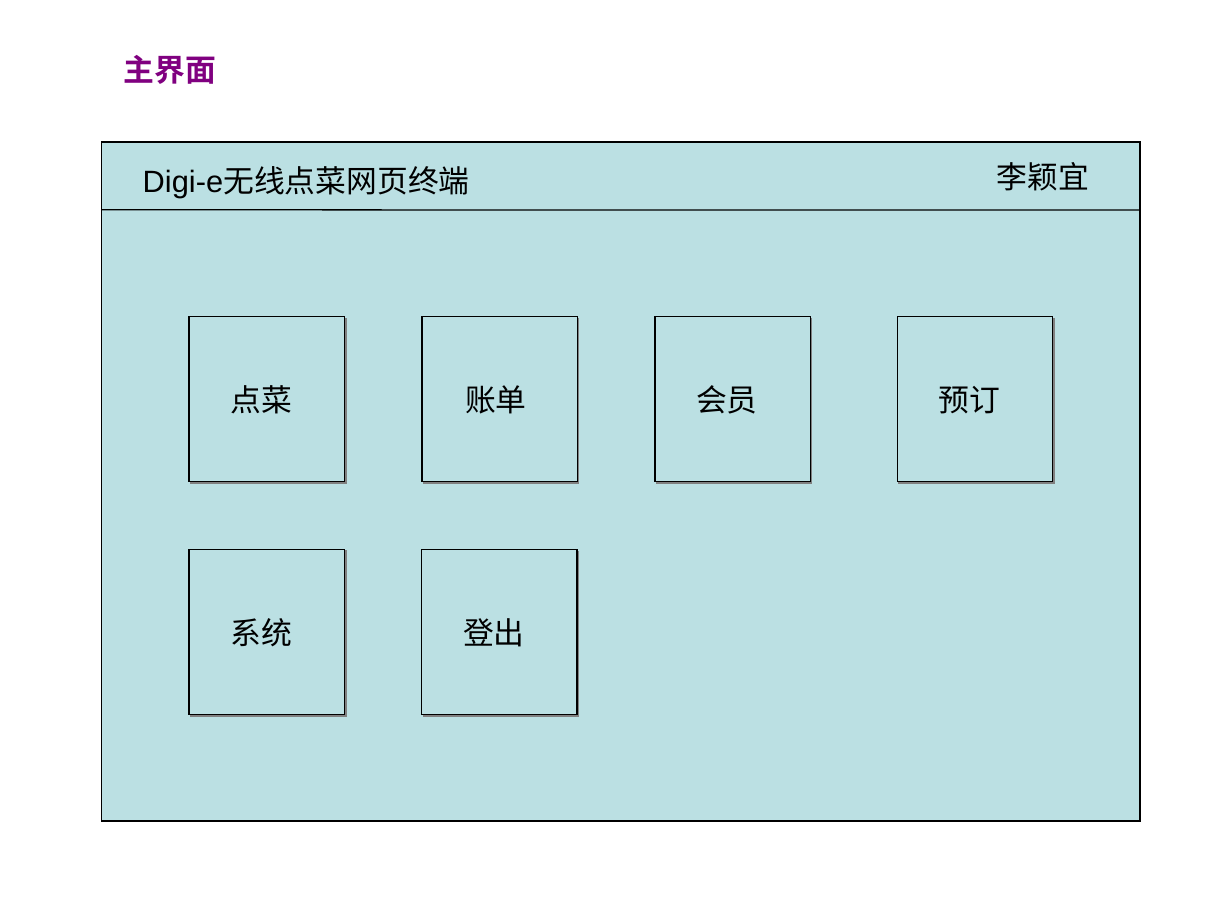
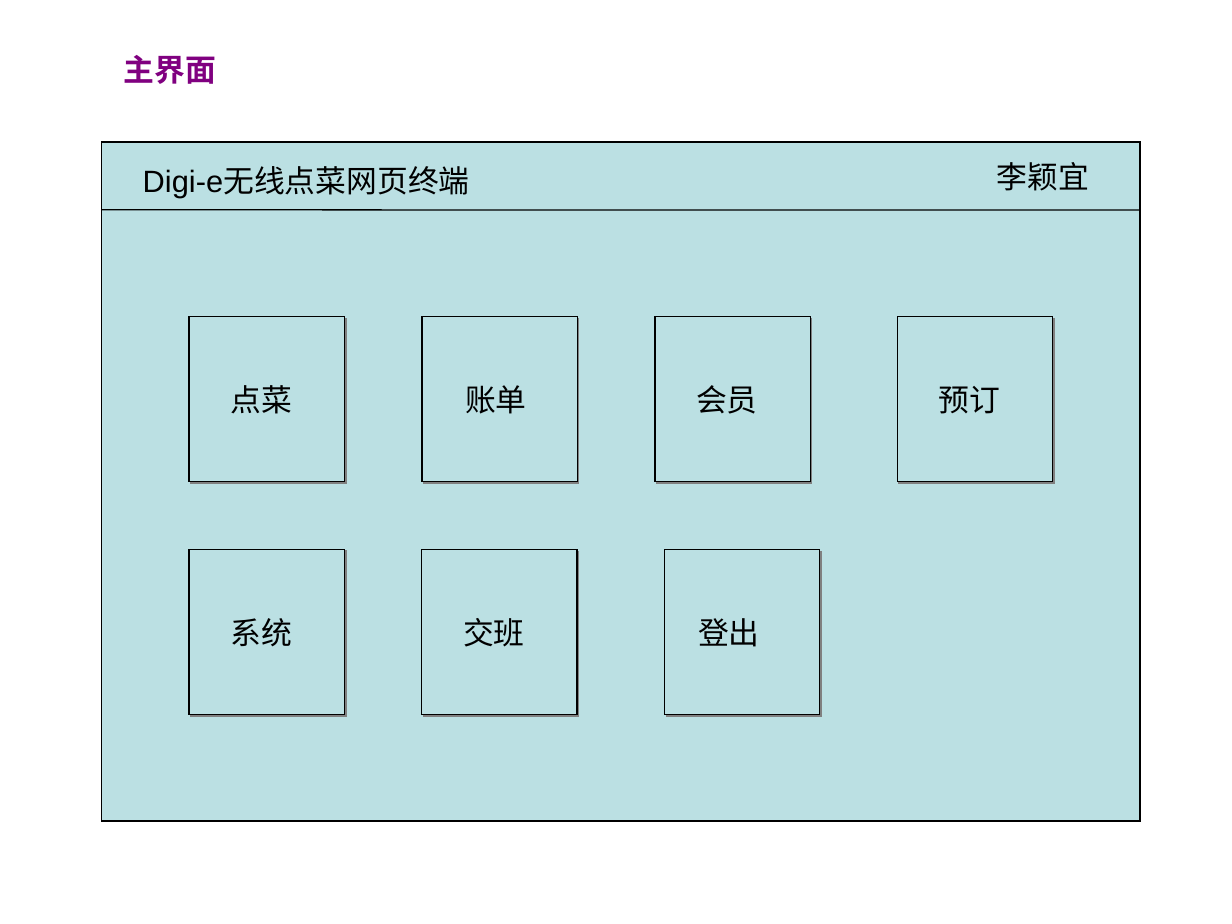
Before and after one commit to runt18/wireless-order-solution, a slide deck: slide 2 of doc/Digi-e网页终端需求.ppt. Drawn at 1232x924 pixels with LibreOffice and Linux fonts; fonts in the diff are those of the drawing. Boxes give left, top, right and bottom in pixels: in the first picture for what was removed or moved away, otherwise in the second. Text is boxed around its words. In the diff, an @@ line names an element or a change of style, - is before the commit and + after.

```diff
--- a/doc/Digi-e网页终端需求.ppt
+++ b/doc/Digi-e网页终端需求.ppt
@@ rectangle added at [664,549,819,715], fill #BBE0E3, outline #000000 0.74 pt @@
@@ text added at [463,618,525,647], 18 pt, text #000000 @@
+交班
@@ text "登出": place and size @@
-text "登出" at [463,618,525,647]
+text "登出" at [698,618,760,647]
```
Also in this commit, not shown: 1 other slide changed, 1 slide added.
